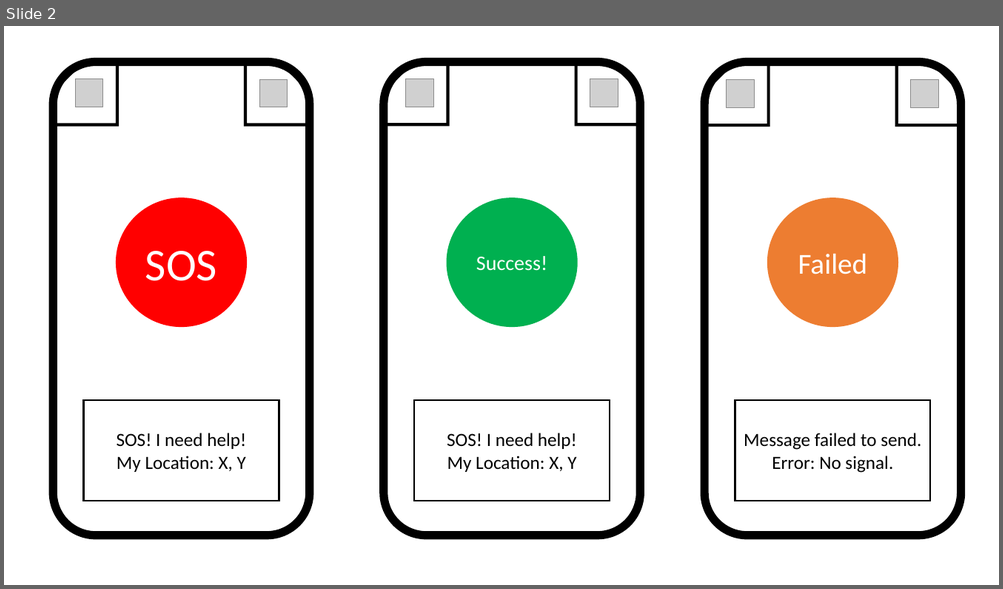
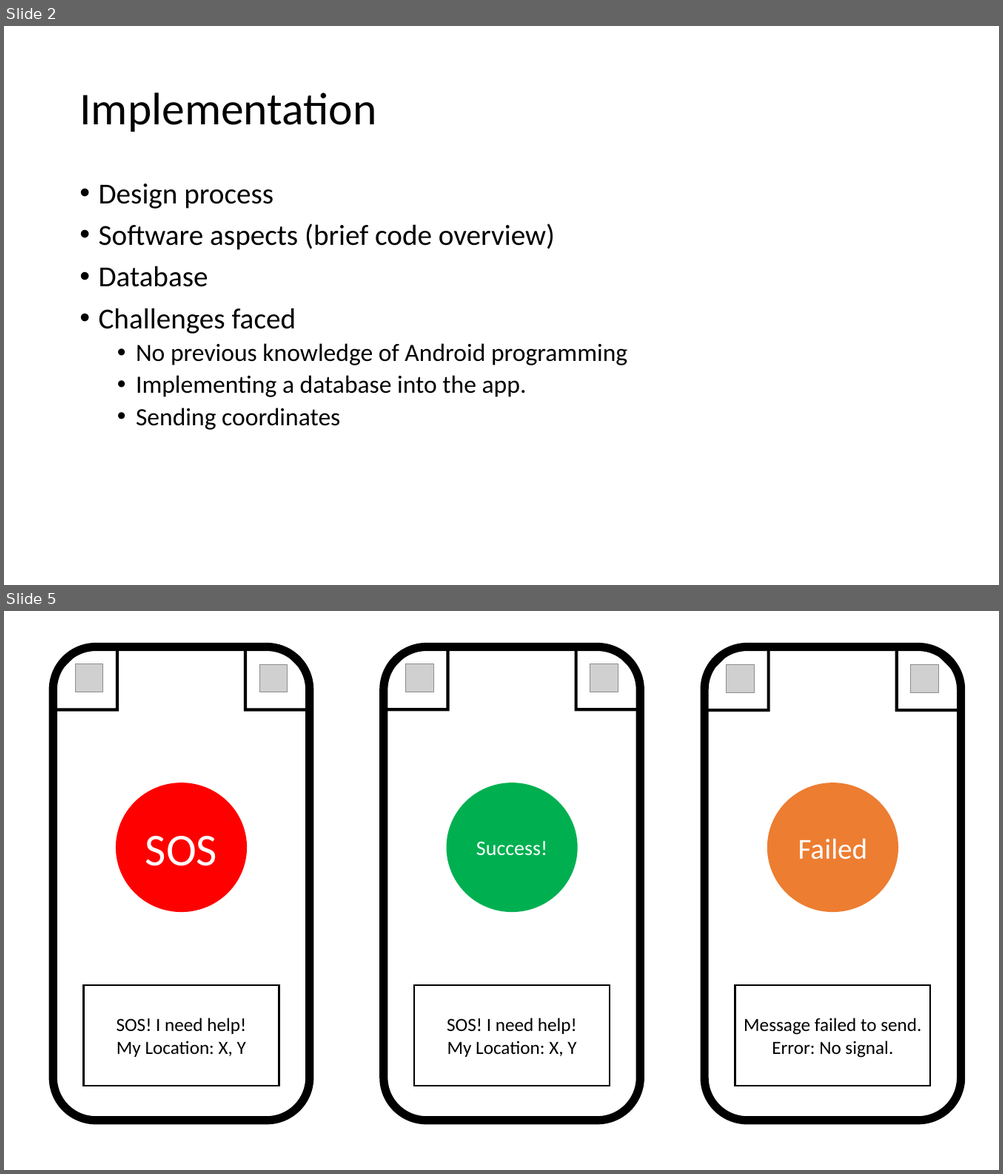
Before and after one commit to wengxu/CSE4471_SOS_App, a slide deck: StoryBoardSOS.pptx. Shown one above the other, each under a label of ours: slide 2 before the commit, slides 2 and 5 after it; the slides between them are not shown. The pictures are 1003x589 and 1003x1174 pixels, drawn with LibreOffice and Linux fonts; fonts in the diff are those of the drawing; grey boxes stand for pictures. Boxes give left, top, right and bottom in pixels: in the first picture for what was removed or moved away, otherwise in the second. Text is boxed around its words. In the diff, an @@ line names an element or a change of style, - is before the commit and + after.

```diff
--- a/StoryBoardSOS.pptx
+++ b/StoryBoardSOS.pptx
@@ slide 2 added at [4, 26, 999, 585], background #FFFFFF @@
@@ title added at [79, 93, 376, 132], 44 pt, text #000000 @@
+Implementation
@@ text added at [99, 184, 627, 430], 24 pt, text #000000 @@
+• Design process
+• Software aspects (brief code overview)
+• Database
+• Challenges faced
+  • No previous knowledge of Android programming
+  • Implementing a database into the app.
+  • Sending coordinates
@@ what was slide 2 is now slide 5 @@
```
Also in this commit, not shown: 1 slide changed, 2 other slides added.
